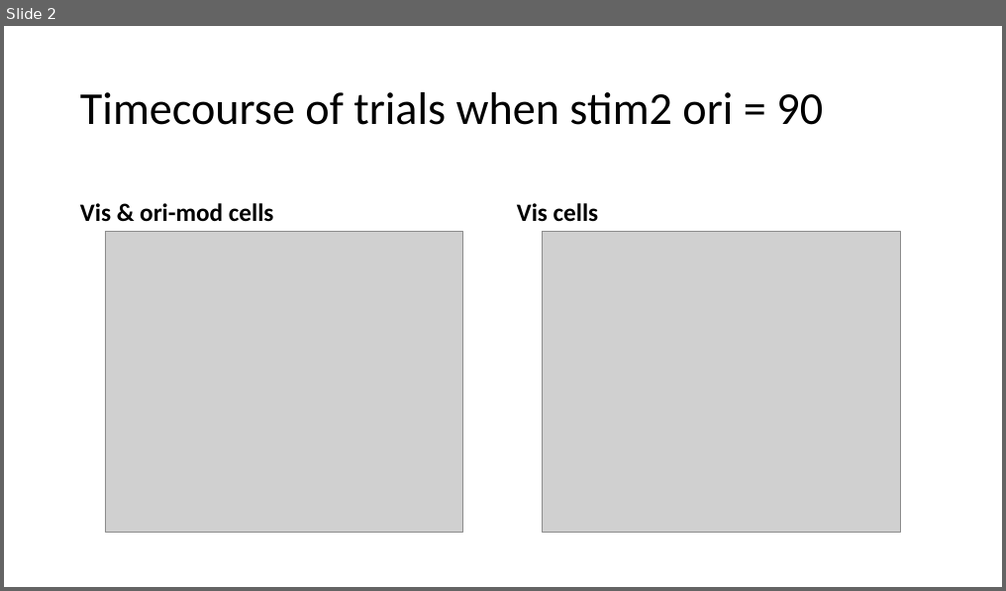
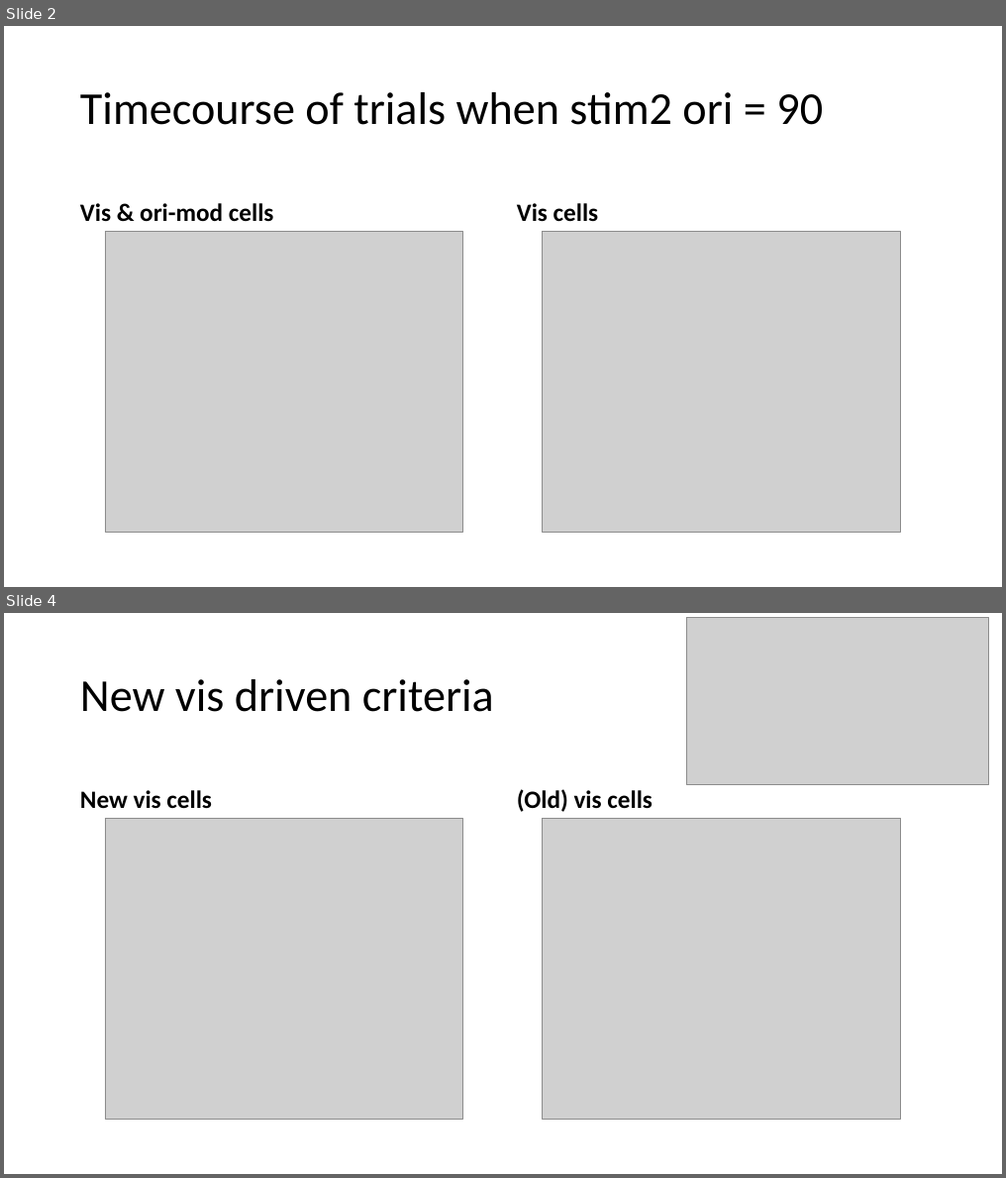
Before and after one commit to lanluo9/inter, a slide deck: results/tuning curve bias san check/TC.pptx. Shown one above the other, each under a label of ours: slide 2 before the commit, slides 2 and 4 after it; the slides between them are not shown. The pictures are 1006x591 and 1006x1178 pixels, drawn with LibreOffice and Linux fonts; fonts in the diff are those of the drawing; grey boxes stand for pictures. Boxes give left, top, right and bottom in pixels: in the first picture for what was removed or moved away, otherwise in the second. Text is boxed around its words. In the diff, an @@ line names an element or a change of style, - is before the commit and + after.

Commit message:
vis driven criteria adjust, and median vs mean trace

```diff
--- a/results/tuning curve bias san check/TC.pptx
+++ b/results/tuning curve bias san check/TC.pptx
@@ slide 4 added at (4,613,1002,1174), background #FFFFFF @@
@@ picture added at (687,618,988,784) @@
@@ title added at (80,679,494,712), 44 pt, text #000000 @@
+New vis driven criteria
@@ text added at (80,790,212,809), 24 pt, text #000000, bold @@
+New vis cells
@@ text added at (517,789,652,812), 24 pt, text #000000, bold @@
+(Old) vis cells
@@ picture added at (105,818,463,1120) @@
@@ picture added at (543,818,900,1120) @@
```
Also in this commit, not shown: 6 other slides added, 10 other files.
